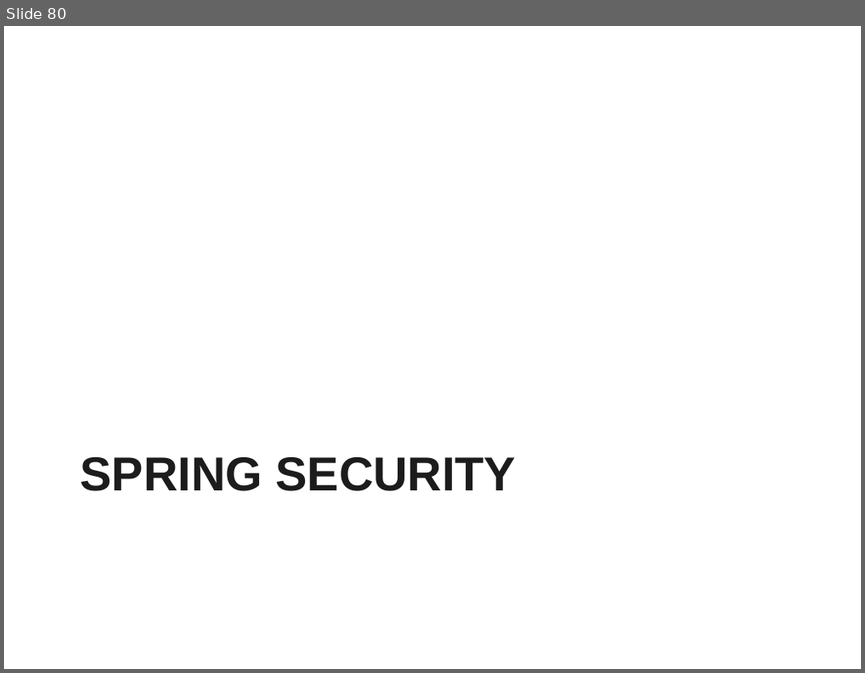
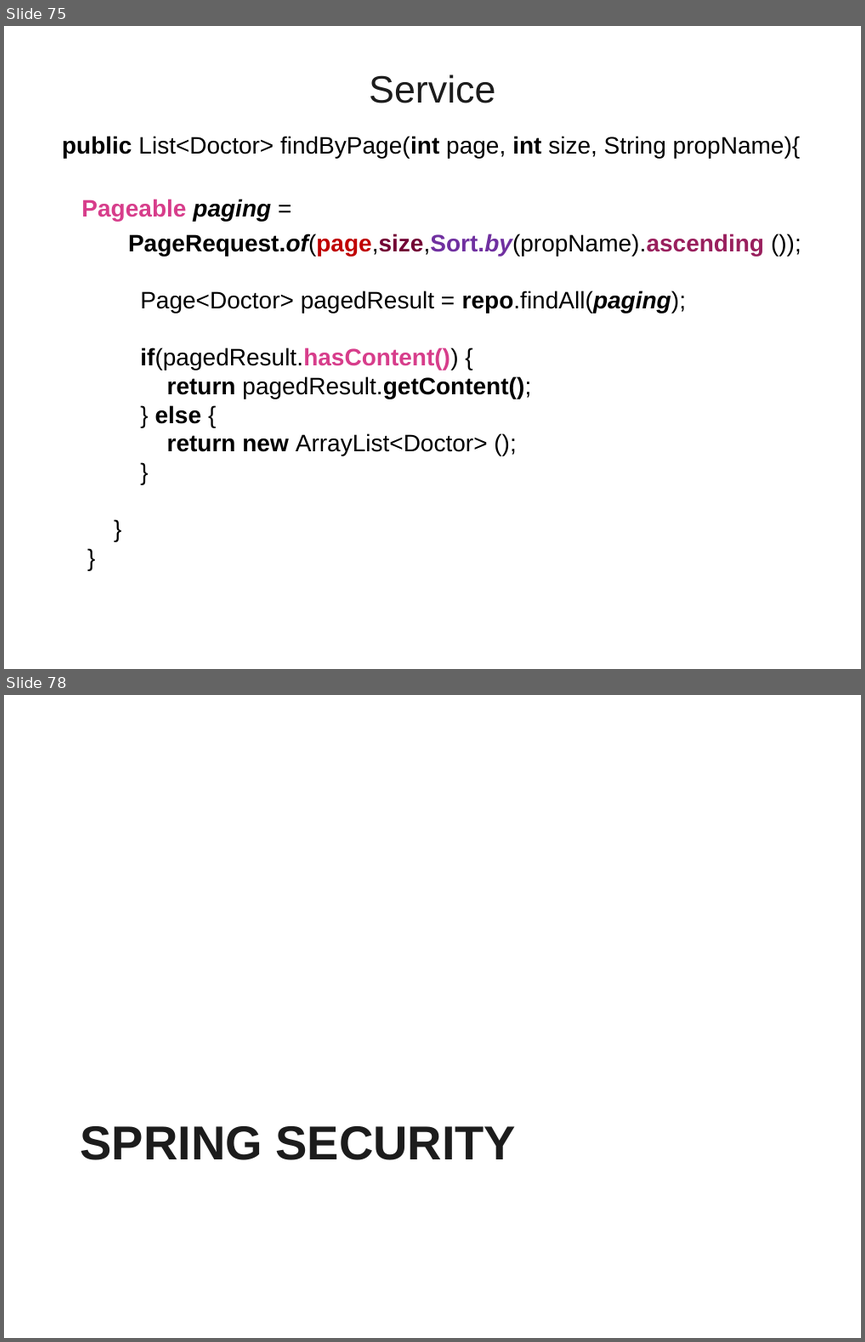
Before and after one commit to vatsanTraining/freshers_dec_2021, a slide deck: SpringBoot_REST.ppt. Shown one above the other, each under a label of ours: slide 80 before the commit, slides 75 and 78 after it; the slides between them are not shown. The pictures are 865x673 and 865x1342 pixels, drawn with LibreOffice and Linux fonts; fonts in the diff are those of the drawing; background and template pictures are left out. Boxes give left, top, right and bottom in pixels: in the first picture for what was removed or moved away, otherwise in the second. Text is boxed around its words. In the diff, an @@ line names an element or a change of style, - is before the commit and + after.

```diff
--- a/SpringBoot_REST.ppt
+++ b/SpringBoot_REST.ppt
@@ slide 75 added at <box>4,26,861,669</box>, background picture (left out) @@
@@ title added at <box>369,74,495,103</box>, 32 pt, text #1C1C1C @@
+Service
@@ text added at <box>62,136,800,455</box>, 20 pt, text #000000 @@
+public List<Doctor> findByPage(int page, int size, String propName){
+Pageable paging =
+PageRequest.of(page,size,Sort.by(propName).ascending ());
+Page<Doctor> pagedResult = repo.findAll(paging);
+if(pagedResult.hasContent()) {
+return pagedResult.getContent();
+} else {
+return new ArrayList<Doctor> ();
+}
+}
+}
@@ what was slide 80 is now slide 78 @@
```
Also in this commit, not shown: 62 other slides added.
